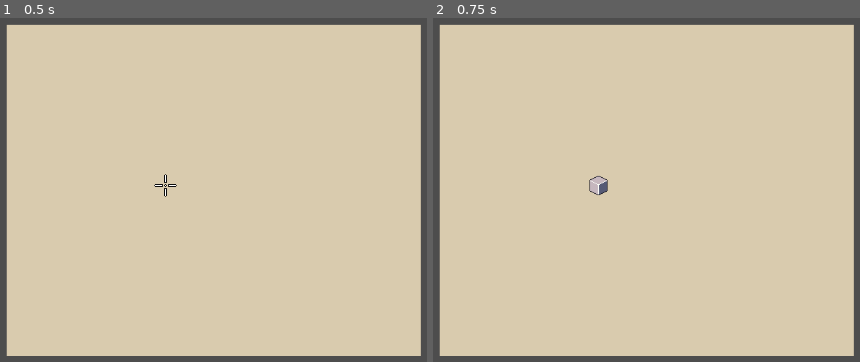
Above: before the commit, frames 1-2 (left to right).
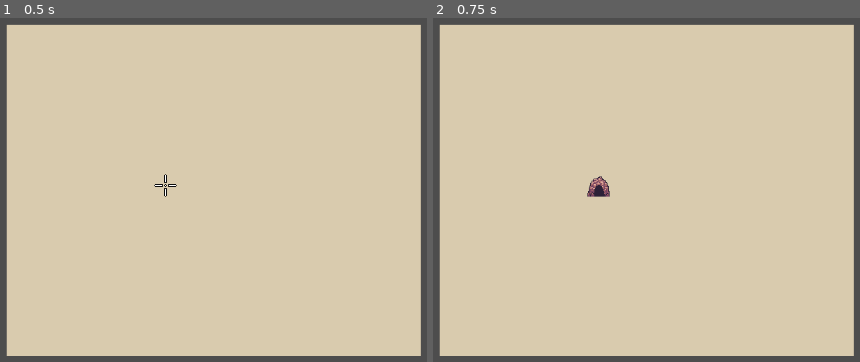
Above: after the commit, the same moments.

Repository: napstyy/This-Is-Not-A-Strange-Place
Game: Godot game, scene res://scenes/test_area_2.tscn
Same seed, same stepped clock (60 frames per second), same inputs: the game is played once before the commit and once after it. This scene is started directly instead of the project's main scene.
Inputs (mouse positions are in pixels of both pictures, inside the frame that each line leads up to):
- Up to frame 1 (0.5 s): no input
- Up to frame 2 (0.75 s): tap Enter at 0.5 s; drag from (599, 186) to (676, 86) at 0.52 s

Frame 1 is identical in both runs. In frame 2, 0.3% of the frame differs, in the area x 36-42%, y 45-53%.

Commit message:
updated custom cursor

Diff:
--- a/prefabs/custom_cursor.tscn
+++ b/prefabs/custom_cursor.tscn
@@ -1,11 +1,21 @@
 [gd_scene format=3 uid="uid://daavhwsrpaomr"]
 
+[ext_resource type="Texture2D" uid="uid://di20lk38k76y3" path="res://assets/CaveCursor.png" id="1_1bhxd"]
 [ext_resource type="Texture2D" uid="uid://lofg42pu8gr0" path="res://assets/CustomCursor.png" id="1_d1fg2"]
 [ext_resource type="Texture2D" uid="uid://c1jbgmbsjigks" path="res://assets/CubeCursor.png" id="1_upq8y"]
 [ext_resource type="Script" uid="uid://c1e0o70ifrof1" path="res://scripts/custom_cursor.gd" id="2_upq8y"]
+[ext_resource type="Texture2D" uid="uid://cucf5syayljuy" path="res://assets/TorchCursor.png" id="3_sucx8"]
+
+[sub_resource type="AtlasTexture" id="AtlasTexture_t4gmi"]
+atlas = ExtResource("1_1bhxd")
+region = Rect2(0, 0, 32, 32)
 
 [sub_resource type="AtlasTexture" id="AtlasTexture_1bhxd"]
 atlas = ExtResource("1_upq8y")
+region = Rect2(0, 0, 32, 32)
+
+[sub_resource type="AtlasTexture" id="AtlasTexture_t78c4"]
+atlas = ExtResource("3_sucx8")
 region = Rect2(0, 0, 32, 32)
 
 [sub_resource type="AtlasTexture" id="AtlasTexture_u1a07"]
@@ -16,10 +26,26 @@
 animations = [{
 "frames": [{
 "duration": 1.0,
+"texture": SubResource("AtlasTexture_t4gmi")
+}],
+"loop": true,
+"name": &"cave",
+"speed": 5.0
+}, {
+"frames": [{
+"duration": 1.0,
 "texture": SubResource("AtlasTexture_1bhxd")
 }],
 "loop": true,
 "name": &"cube",
+"speed": 5.0
+}, {
+"frames": [{
+"duration": 1.0,
+"texture": SubResource("AtlasTexture_t78c4")
+}],
+"loop": true,
+"name": &"dark",
 "speed": 5.0
 }, {
 "frames": [{
@@ -33,5 +59,5 @@
 
 [node name="CustomCursor" type="AnimatedSprite2D" unique_id=1188223711]
 sprite_frames = SubResource("SpriteFrames_1bhxd")
-animation = &"cube"
+animation = &"dark"
 script = ExtResource("2_upq8y")
--- a/scenes/test_area_2.tscn
+++ b/scenes/test_area_2.tscn
@@ -16,7 +16,7 @@
 [node name="HoverableZone" parent="." unique_id=761841129 node_paths=PackedStringArray("mouseCursor") instance=ExtResource("2_bgubf")]
 position = Vector2(0, 4)
 mouseCursor = NodePath("../CustomCursor")
-hoverCursor = "cube"
+hoverCursor = "cave"
 
 [node name="Camera2D" type="Camera2D" parent="." unique_id=530147147]
 
--- a/scripts/hoverablezone.gd
+++ b/scripts/hoverablezone.gd
@@ -24,5 +24,5 @@
 #change level on click
 func _input_event(viewport, event, shape_idx):
 	if event is InputEventMouseButton and event.pressed:
-		get_tree().change_scene_to_file(level)
+		#get_tree().change_scene_to_file(level)
 		print("clicked")
